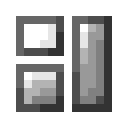
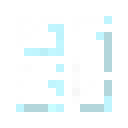
Revision of a layered 128 x 128 image; what changed, layer by layer:
added layer "foundry" above "plate_overlay" over [16, 16, 112, 112]
hid "plate_overlay" over [40, 40, 48, 48]
hid "casing" over [16, 16, 112, 112]
